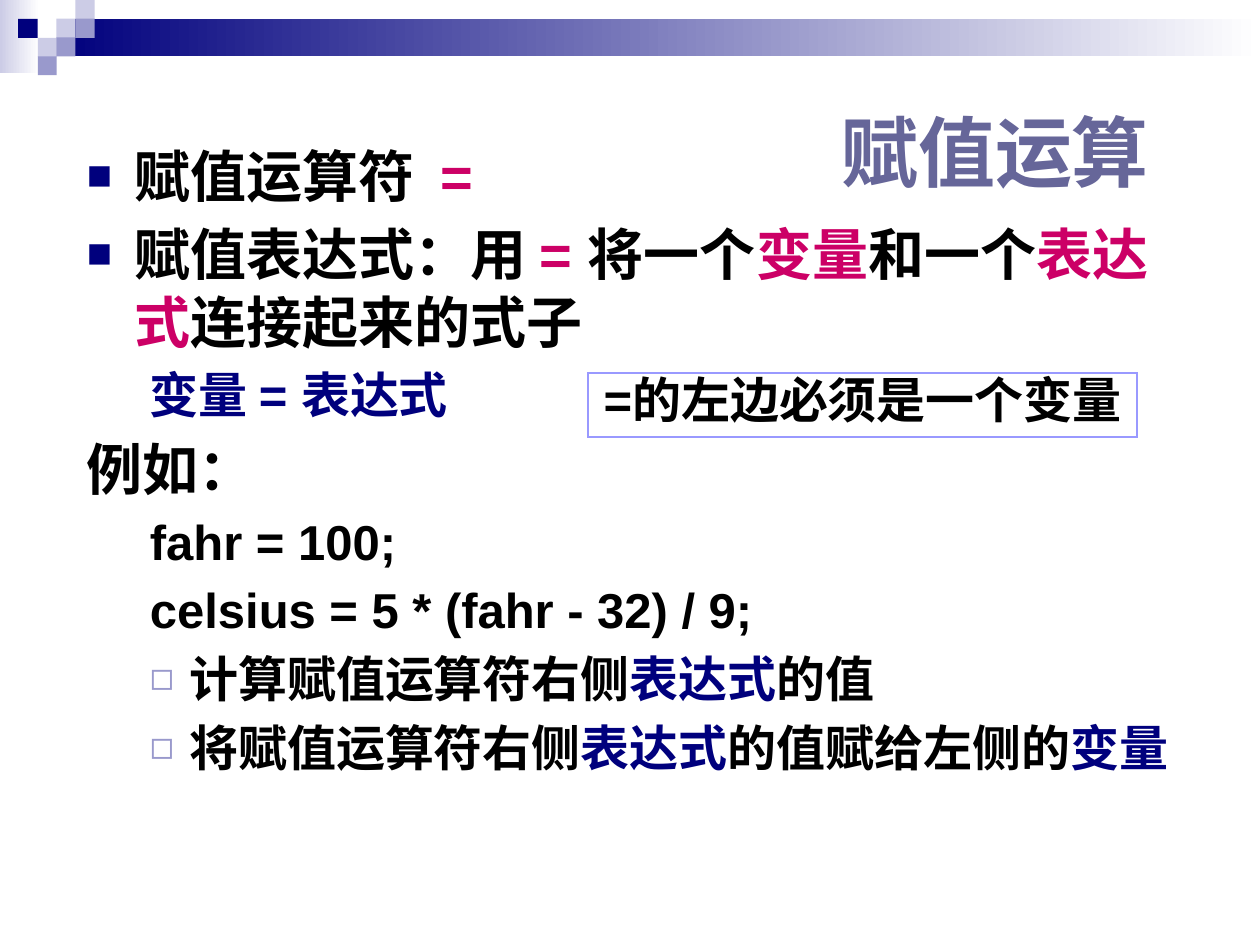
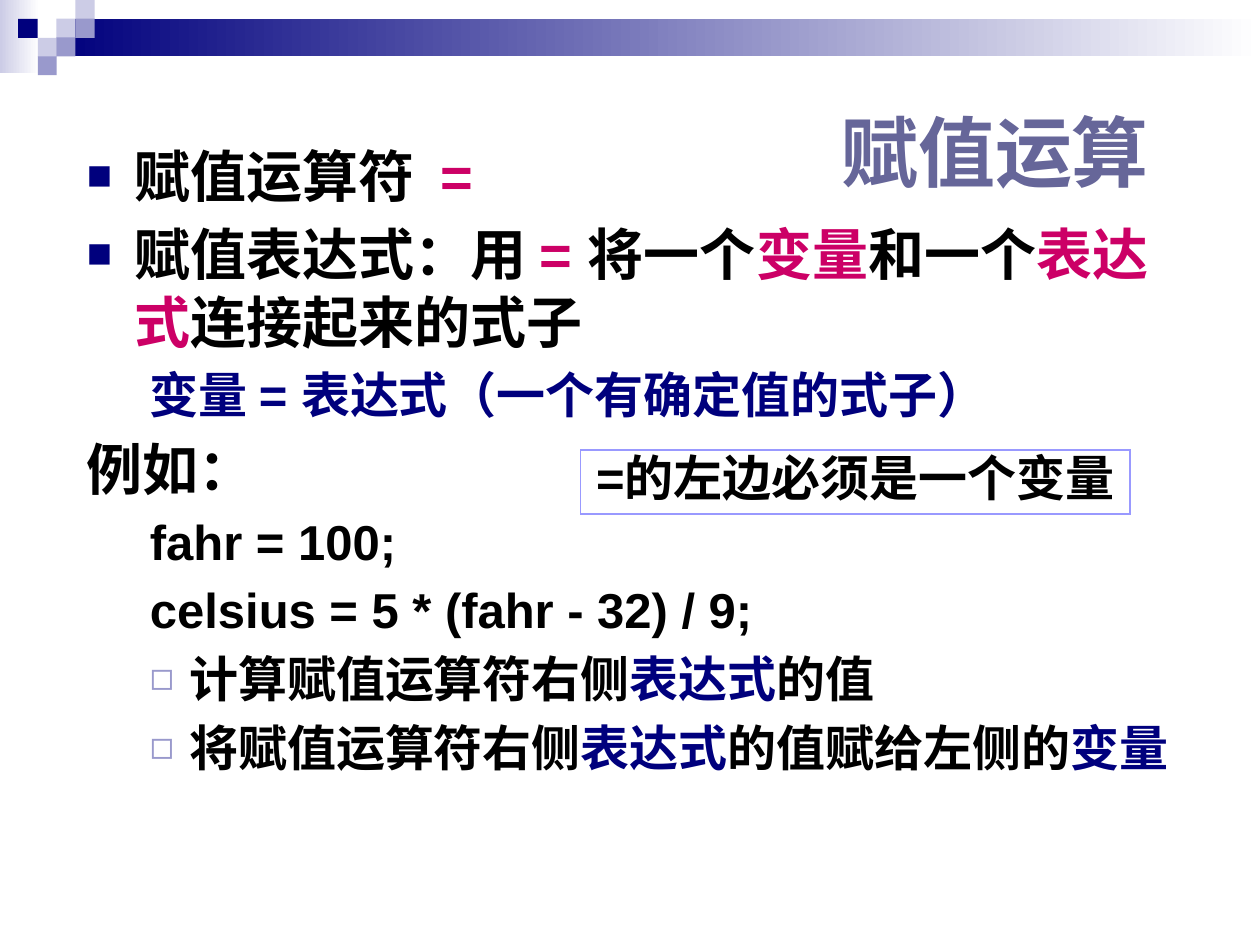
Before and after one commit to BruceY-rgb/sixingyangteaching-mkdocs, a slide deck: slide 33 of docs/day2/chap02用C语言编写程序.pptx (slide 31 before the commit). Drawn at 1260x945 pixels with LibreOffice and Linux fonts; fonts in the diff are those of the drawing. Boxes give left, top, right and bottom in pixels: in the first picture for what was removed or moved away, otherwise in the second. Text is boxed around its words. In the diff, an @@ line names an element or a change of style, - is before the commit and + after.

```diff
--- a/docs/day2/chap02用C语言编写程序.pptx
+++ b/docs/day2/chap02用C语言编写程序.pptx
@@ text at (150, 371, 986, 418): text changed @@
-  变量 = 表达式
+  变量 = 表达式（一个有确定值的式子）
@@ rectangle "=的左边必须是一个变量": place and size @@
-rectangle "=的左边必须是一个变量" at (588, 373, 1138, 437)
+rectangle "=的左边必须是一个变量" at (581, 450, 1130, 514)
```
Also in this commit, not shown: 2 other slides changed, 8 slides added, 19 other files.
